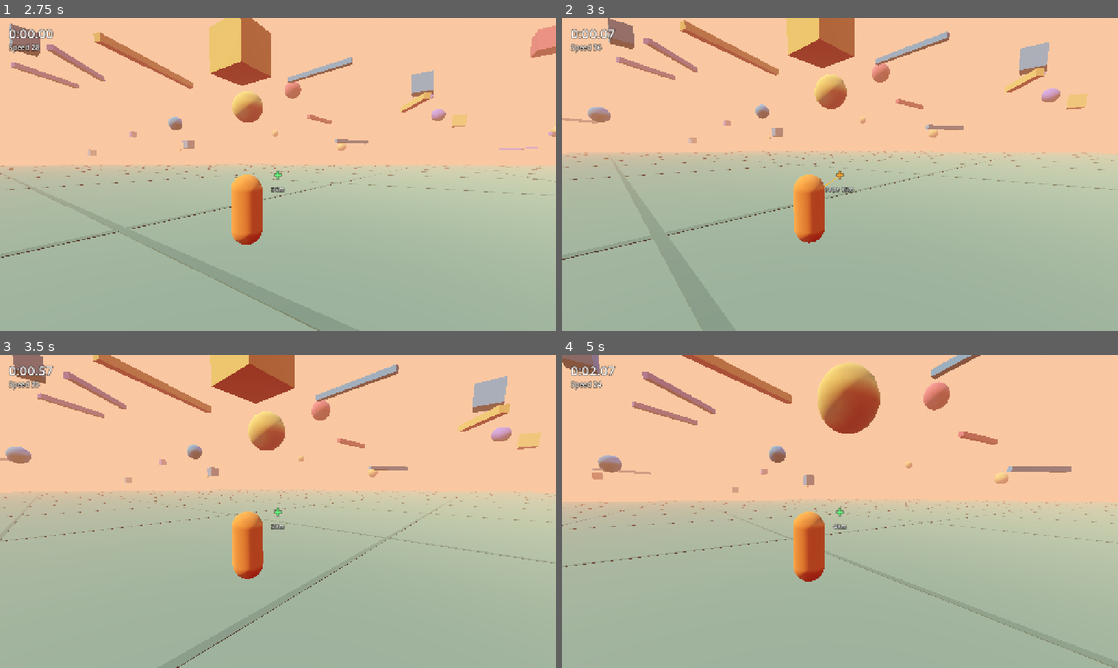
Above: before the commit, frames 1-4 (two rows, left to right).
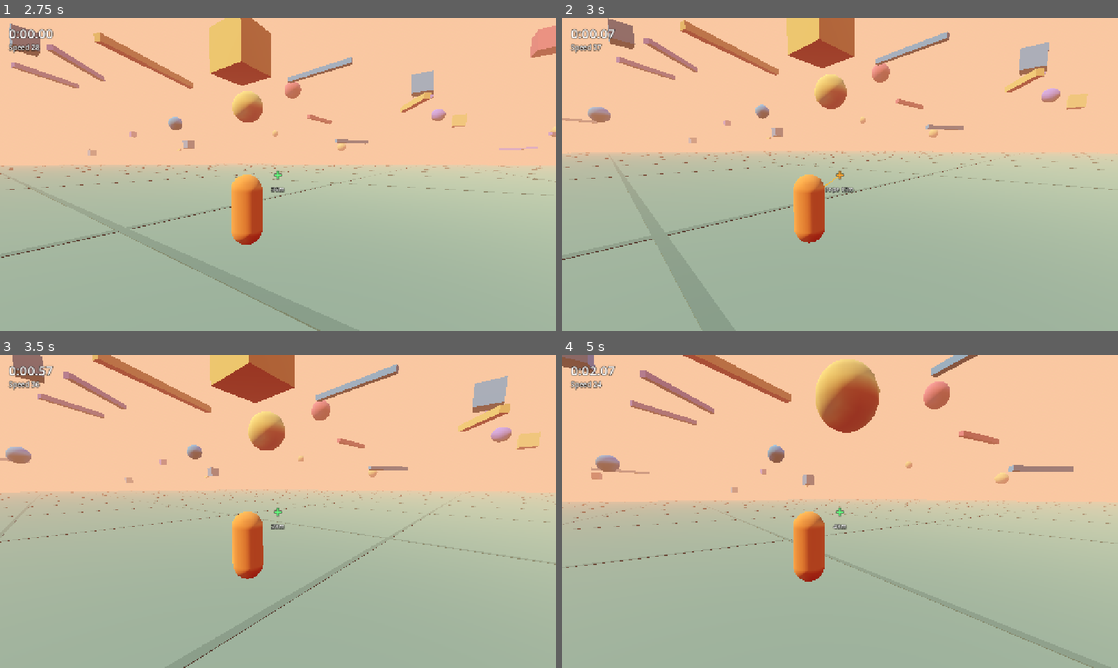
Above: after the commit, the same moments.

Repository: Kmad666/icarus-swing
Game: Godot game, scene res://scenes/main.tscn
Same seed, same stepped clock (60 frames per second), same inputs: the game is played once before the commit and once after it.
Inputs (mouse positions are in pixels of both pictures, inside the frame that each line leads up to):
- Up to frame 1 (2.75 s): tap Enter at 0.5 s; move the mouse to (400, 158) at 0.52 s; hold D (move_right) 0.53-1.28 s; hold Shift (reel_in) 0.53-1.28 s; click (400, 158) at 0.67 s; tap Space (jump) at 0.77, 0.8, 1.07, 1.35, 1.52, 1.82, 2.3 s; move the mouse to (250, 174) at 1.27 s; hold W (move_forward) from 1.28 s (still down); tap Shift (reel_in) at 1.55 s; move the mouse to (289, 168) at 2.02 s; hold Shift (reel_in) from 2.03 s (still down)
- Up to frame 2 (3 s): keep holding W (move_forward); move the mouse to (834, 180) at 2.77 s; release Shift (reel_in) at 2.78 s; tap Ctrl (reel_out) at 2.85 s; click (834, 180) at 2.92 s
- Up to frame 3 (3.5 s): keep holding W (move_forward); tap Space (jump) at 3.02, 3.32 s; tap Shift (reel_in) at 3.05 s
- Up to frame 4 (5 s): keep holding W (move_forward); move the mouse to (878, 514) at 3.52 s; hold Space (jump) 3.53-4.28 s; tap E at 3.6 s; move the mouse to (795, 508) at 4.27 s; tap Q at 4.35 s; tap Space (jump) at 4.52, 4.82 s; tap Shift (reel_in) at 4.55 s

Frame 1 is identical in both runs. In frame 2, 0.2% of the frame differs, in the area x 0-99%, y 0-100%; in frame 3, 0.9%; in frame 4, 1.7%, in the area x 0-100%, y 0-100%.

Commit message:
No gravity while hooked; Space reels in instead of releasing
Co-Authored-By: Claude Opus 5.5 <noreply@anthropic.com>
Claude-Session: https://claude.ai/code/session_013ZPSMrLNit3Dks4Kj3hs2A

Diff:
--- a/scripts/player.gd
+++ b/scripts/player.gd
@@ -192,14 +192,13 @@
 	wish.y = 0
 	wish = wish.normalized()
 
-	velocity.y -= GRAVITY * dt
+	if not attached:
+		velocity.y -= GRAVITY * dt   # no gravity while hooked: you float on the rope
 
 	if attached:
 		if is_on_floor():
 			_walk(wish, dt)   # rope is slack on the ground: walk normally, no ice-skating
 		_swing(wish, dt)
-		if controls_enabled and Input.is_action_just_pressed("jump"):
-			release(true)
 	elif is_on_floor():
 		_walk(wish, dt)
 		if controls_enabled and Input.is_action_just_pressed("jump"):
@@ -243,7 +242,7 @@
 		rope_len -= p
 		pull_left -= p
 	if controls_enabled:
-		if Input.is_action_pressed("reel_in"):
+		if Input.is_action_pressed("reel_in") or Input.is_action_pressed("jump"):
 			rope_len -= REEL_SPEED * dt
 		if Input.is_action_pressed("reel_out"):
 			rope_len += REEL_SPEED * dt
Not shown, changed: README.md
